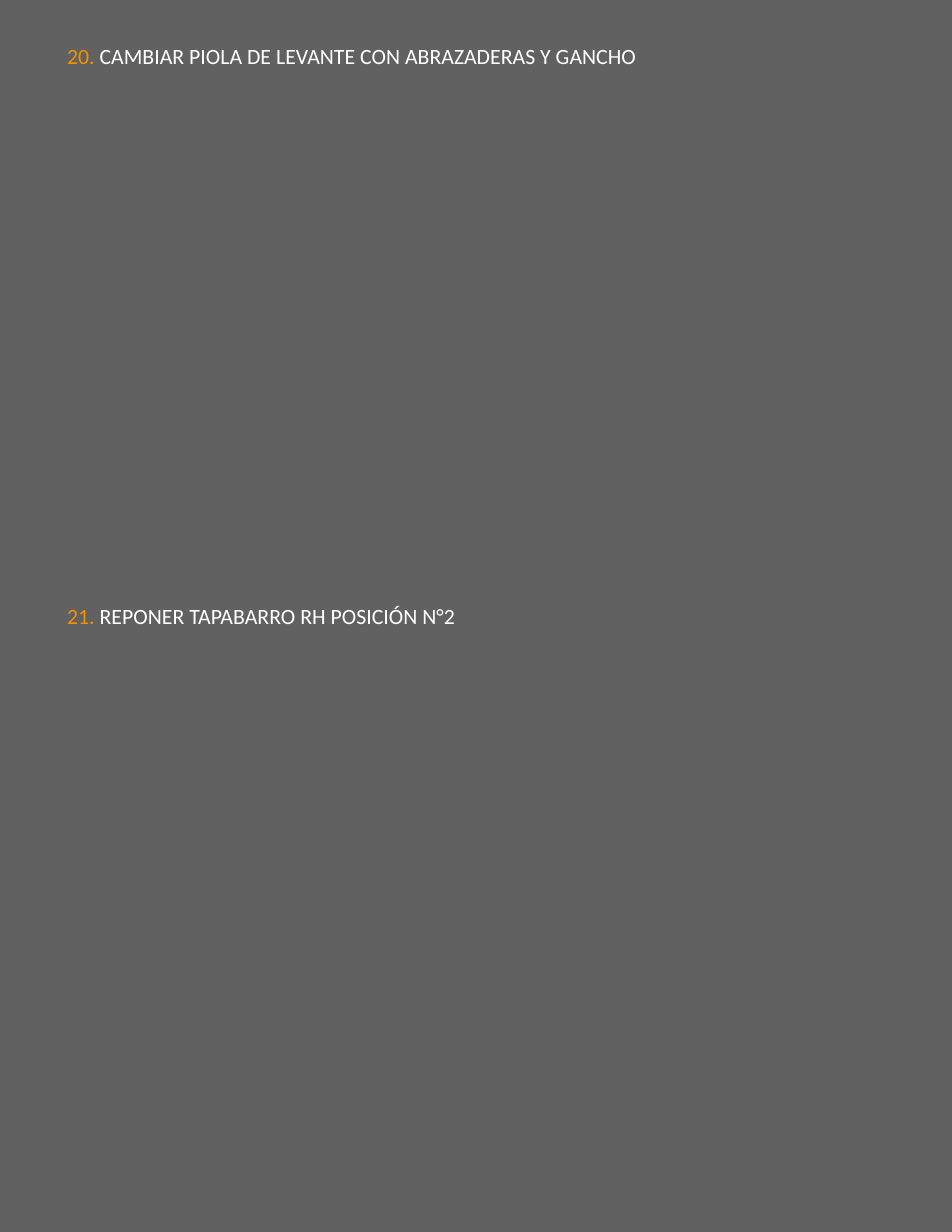
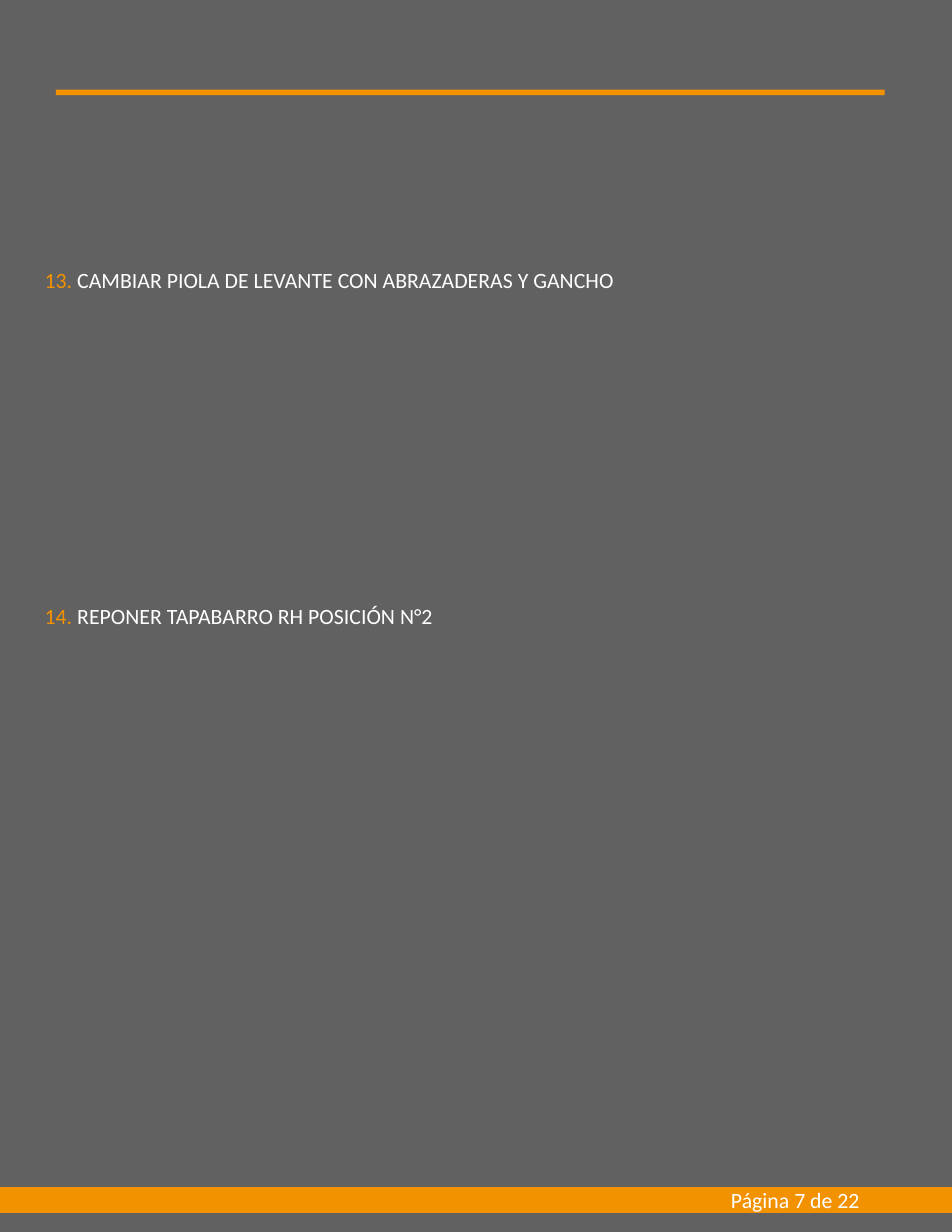
Before and after one commit to AlexanderMaverick/automated-report-excel-to-ppt, a slide deck: slide 7 of assets/archivo.pptx. Drawn at 952x1232 pixels with LibreOffice and Linux fonts; fonts in the diff are those of the drawing. Boxes give left, top, right and bottom in pixels: in the first picture for what was removed or moved away, otherwise in the second. Text is boxed around its words. In the diff, an @@ line names an element or a change of style, - is before the commit and + after.

```diff
--- a/assets/archivo.pptx
+++ b/assets/archivo.pptx
@@ rectangle added at box(56, 90, 885, 95), fill #F39200 @@
@@ text at box(45, 274, 613, 288): text changed @@
-20. CAMBIAR PIOLA DE LEVANTE CON ABRAZADERAS Y GANCHO
+13. CAMBIAR PIOLA DE LEVANTE CON ABRAZADERAS Y GANCHO
@@ text at box(45, 606, 432, 624): text changed @@
-21. REPONER TAPABARRO RH POSICIÓN N°2
+14. REPONER TAPABARRO RH POSICIÓN N°2
@@ rectangle added at box(0, 1187, 952, 1213), fill #F39200 @@
@@ text added at box(731, 1193, 859, 1214), 14 pt, text #FFFFFF @@
+Página 7 de 22
```
Also in this commit, not shown: 21 other slides changed, 2 other files.
